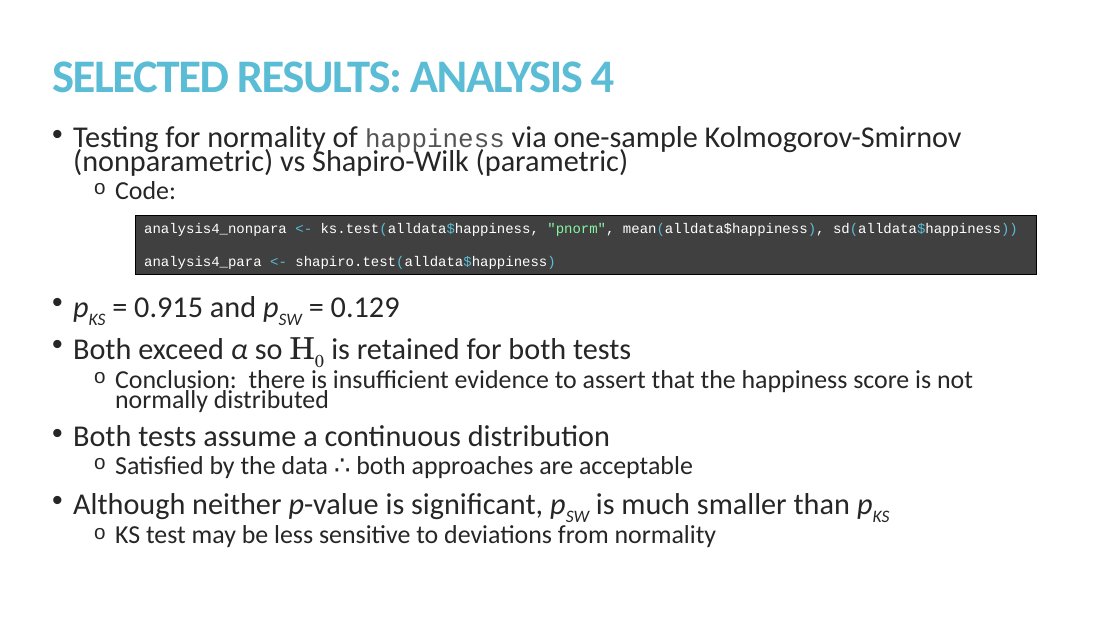
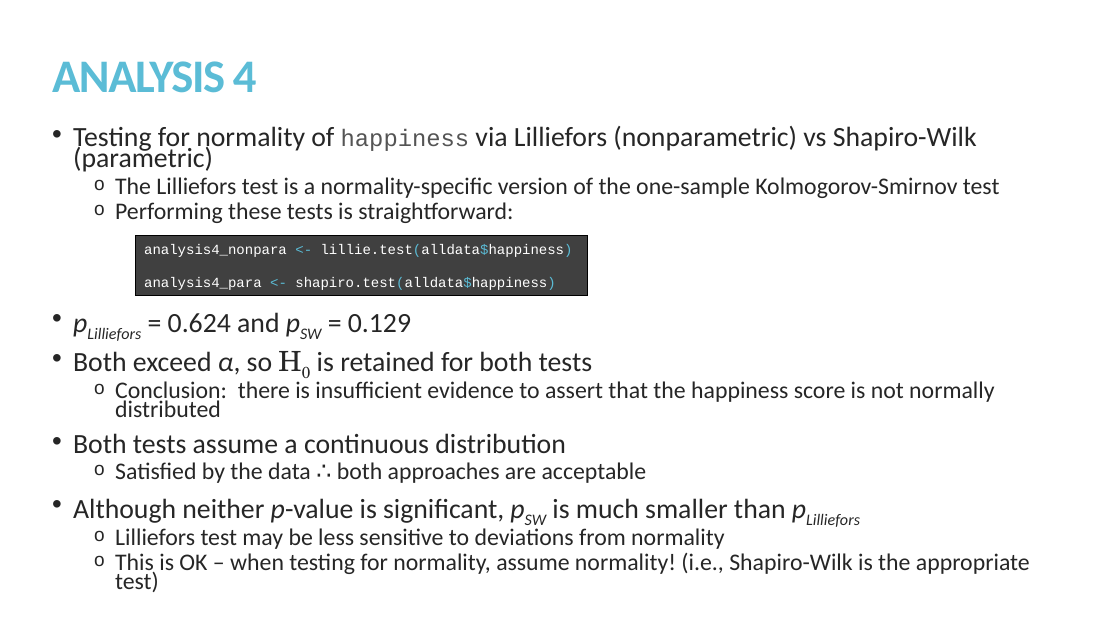
Before and after one commit to kmprioliPROF/MAT_8452_Final_Project, a slide deck: slide 14 of Prioli_Final_Proj.pptx. Drawn at 1120x630 pixels with LibreOffice and Linux fonts; fonts in the diff are those of the drawing. Boxes give left, top, right and bottom in pixels: in the first picture for what was removed or moved away, otherwise in the second. Text is boxed around its words. In the diff, an @@ line names an element or a change of style, - is before the commit and + after.

Commit message:
Modifying Analysis 1 to include bootstrapping and some changes to Analysis 4 interpretation; some edits to slides

```diff
--- a/Prioli_Final_Proj.pptx
+++ b/Prioli_Final_Proj.pptx
@@ title at (x1=52, y1=61, x2=257, y2=93): text changed @@
-SELECTED RESULTS: ANALYSIS 4
+ANALYSIS 4
@@ text at (x1=73, y1=126, x2=1000, y2=375): text changed; size 25.9 to 23.8 pt @@
-• Testing for normality of happiness via one-sample Kolmogorov-Smirnov (nonparametric) vs Shapiro-Wilk (parametric)
-  o Code:
-• pKS = 0.915 and pSW = 0.129
-• Both exceed α so H0 is retained for both tests
+• Testing for normality of happiness via Lilliefors (nonparametric) vs Shapiro-Wilk (parametric)
+  o The Lilliefors test is a normality-specific version of the one-sample Kolmogorov-Smirnov test
+  o Performing these tests is straightforward:
+• pLilliefors = 0.624 and pSW = 0.129
+• Both exceed α, so H0 is retained for both tests
@@ rectangle "analysis4_nonpara <- lillie.test(alldata$happiness)" resized from (x1=136, y1=215, x2=1038, y2=275) to (x1=136, y1=236, x2=588, y2=296) @@
@@ text in rectangle at (x1=144, y1=244, x2=573, y2=257): text changed @@
-analysis4_nonpara <- ks.test(alldata$happiness, "pnorm", mean(alldata$happiness), sd(alldata$happiness))
+analysis4_nonpara <- lillie.test(alldata$happiness)
@@ text at (x1=73, y1=381, x2=994, y2=483): size 22.2 to 20.4 pt in "Conclusion: there is insufficient evidence to assert ...", "Satisfied by the data ∴ both approaches ..."; size 25.9 to 23.8 pt in "Both tests assume a continuous distribution" @@
@@ text at (x1=73, y1=498, x2=1030, y2=592): text changed; size 25.9 to 20.4 pt @@
-• Although neither p-value is significant, pSW is much smaller than pKS
-  o KS test may be less sensitive to deviations from normality
+• Although neither p-value is significant, pSW is much smaller than pLilliefors
+  o Lilliefors test may be less sensitive to deviations from normality
+  o This is OK – when testing for normality, assume normality! (i.e., Shapiro-Wilk is the appropriate test)
```
Also in this commit, not shown: 6 other slides changed, 5 slides added, 3 slides removed, 1 other file.
